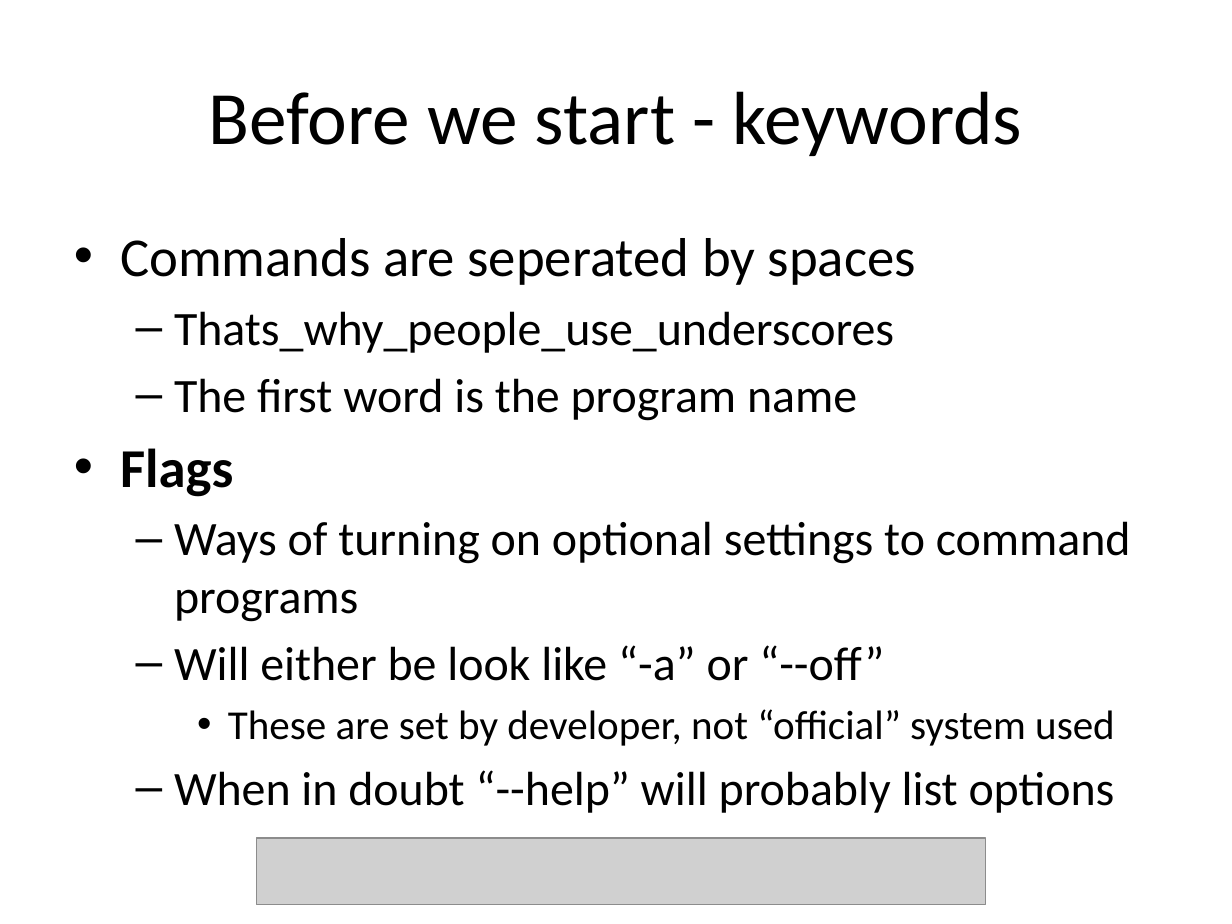
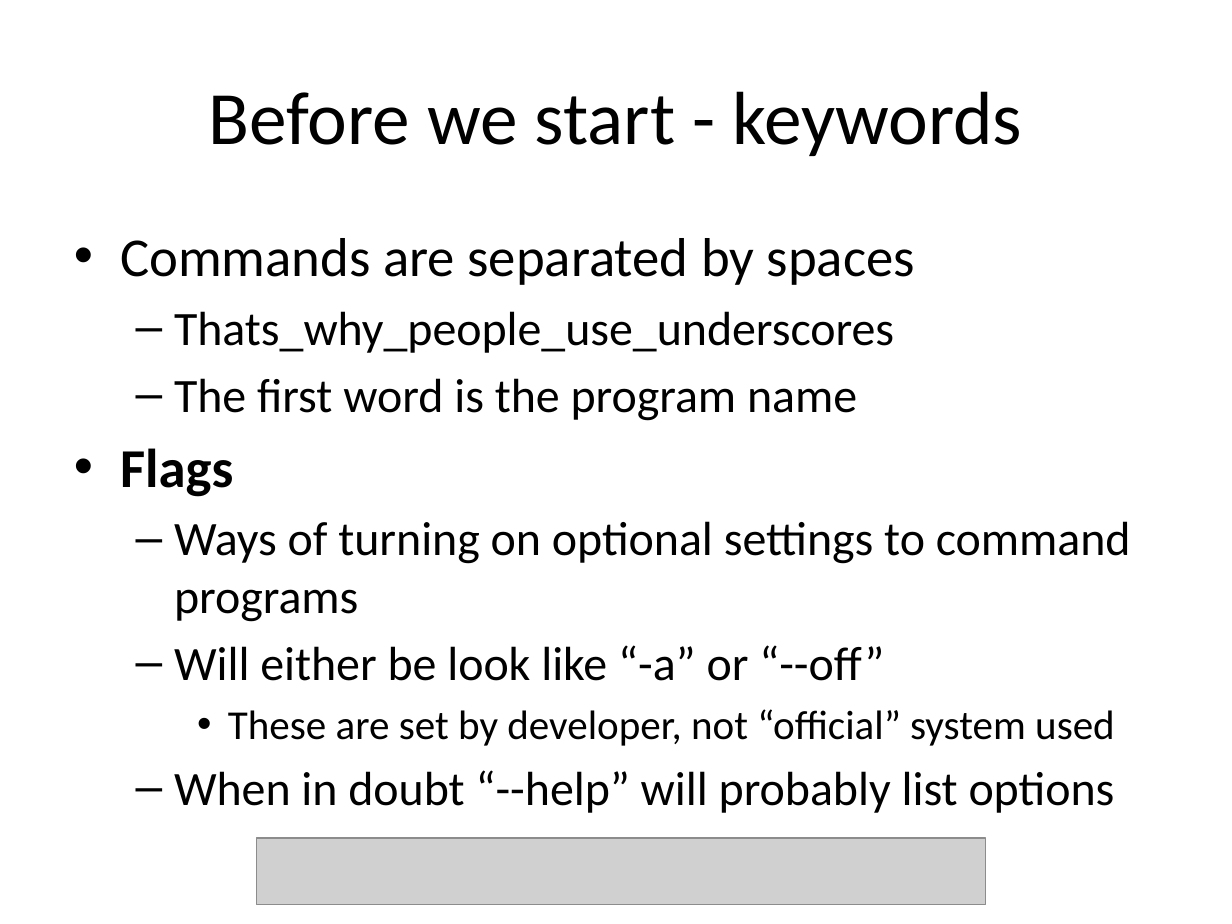
Before and after one commit to uwmadisonieee/Tutorials, a slide deck: slide 13 of Linux/Linux_101.pptx. Drawn at 1232x924 pixels with LibreOffice and Linux fonts; fonts in the diff are those of the drawing; grey boxes stand for pictures. Boxes give left, top, right and bottom in pixels: in the first picture for what was removed or moved away, otherwise in the second. Text is boxed around its words. In the diff, an @@ line names an element or a change of style, - is before the commit and + after.

```diff
--- a/Linux/Linux_101.pptx
+++ b/Linux/Linux_101.pptx
@@ text at box(120, 238, 915, 285): text changed @@
-• Commands are seperated by spaces
+• Commands are separated by spaces
```
Also in this commit, not shown: 3 other slides changed, 1 other file.
